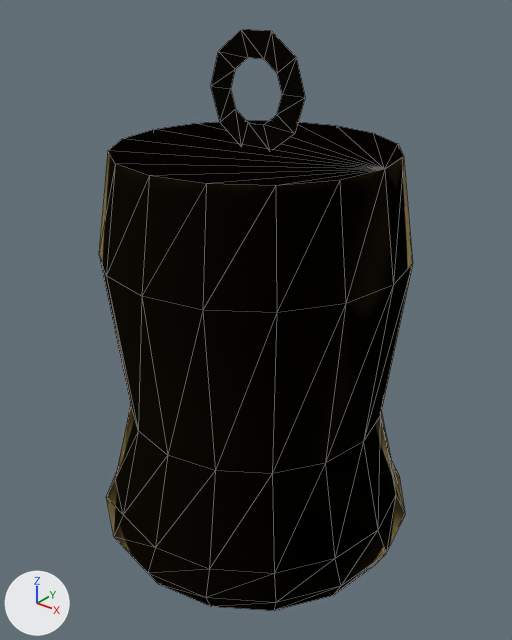
Two versions of the Blender file blender_src/props/copper_bell.blend, one commit apart.
Camera for both pictures: a camera (50 mm lens) standing at (0.168, -0.21, 0.218) and looking at (0.002, -0.002, 0.089). The axes (+X, +Y, +Z) are drawn at lower left. The lights are the same throughout. The picture after the commit comes second. Mesh edges are drawn as thin lines.

Objects in the first picture: 'Bell', 'Loop'.
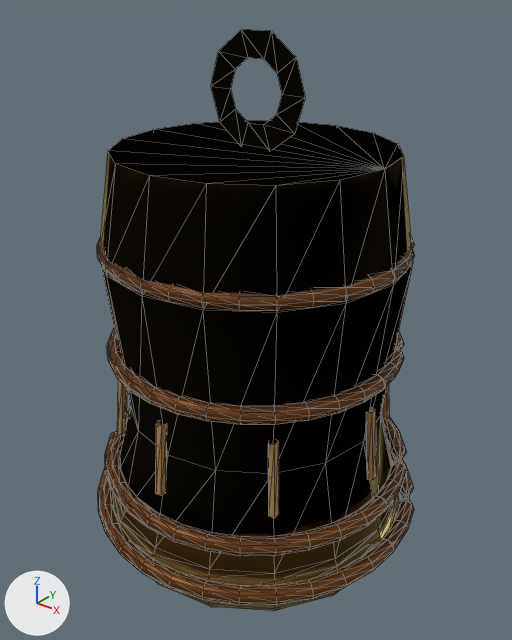
Boxes (x1, y1, x2, y2) around the edits, measured in the pictures (512 x 640 px):
'Bell', reshaped
    before: (99, 120, 413, 611)
    after: (100, 120, 413, 611)
'Art_OxidizedBrass', added (brown)
    after: (97, 237, 415, 605)
'Art_OldGoldThread', added
    after: (117, 379, 390, 517)
part 1 of me_bell, built on
    before: (106, 460, 405, 611)
    after: (113, 460, 399, 611)

Edits to the bpy script that builds the scene:
```text
Add img_t_bronze:
    img_t_bronze = load_image('t_bronze', '_unpacked/t_bronze', 256, 256, 'sRGB')
Add mat_oldgoldthread:
    mat_oldgoldthread = principled_material('OldGoldThread')
    mat_oldgoldthread.base_color = (0.48, 0.27, 0.095)  # orange #b88e57
    mat_oldgoldthread.metallic = 0.23
    mat_oldgoldthread.roughness = 0.58
Add mat_oxidizedbrass:
    mat_oxidizedbrass = bpy.data.materials.new('OxidizedBrass')
    # colours: beige #d6af81
    # uses the picture img_t_bronze
Change me_bell:
    used by ob_bell; parent = ob_copper_bell; location = (0.0, 0.0, 0.0)
    remove me_bell.from_pydata(...)  # 134 vertices, 188 faces; spans x -0.07..0.07, y -0.07..0.07, z -0.01..0.16
    add me_bell.from_pydata(...)  # 221 vertices, 258 faces; spans x -0.068..0.067, y -0.068..0.068, z -0.01..0.16
    me_bell part 1
    17 vertices are removed from x -0.07..0.07, y -0.07..0.07, z 0.0
    64 faces are deleted
    104 vertices are added at x -0.068..0.067, y -0.068..0.068, z -0.007..0.007
    134 new faces join them
Add me_art_oldgoldthread:
    me_art_oldgoldthread.from_pydata(...)  # 96 vertices, 80 faces; spans x -0.0621..0.0617, y -0.062..0.062, z 0.0348..0.0662
    me_art_oldgoldthread.materials.append(mat_oldgoldthread)  # orange #b88e57
Add me_art_oxidizedbrass:
    me_art_oxidizedbrass.from_pydata(...)  # 1188 vertices, 2048 faces; spans x -0.0735..0.0735, y -0.0735..0.0735, z 0.0005..0.1265
    me_art_oxidizedbrass.materials.append(mat_oxidizedbrass)
Add ob_art_oldgoldthread:
    ob_art_oldgoldthread = bpy.data.objects.new('Art_OldGoldThread', me_art_oldgoldthread)
    ob_art_oldgoldthread.parent = ob_copper_bell
    ob_art_oldgoldthread.location = (0.0, 0.0, 0.0)
Add ob_art_oxidizedbrass:
    ob_art_oxidizedbrass = bpy.data.objects.new('Art_OxidizedBrass', me_art_oxidizedbrass)
    ob_art_oxidizedbrass.parent = ob_copper_bell
    ob_art_oxidizedbrass.location = (0.0, 0.0, 0.0)
```
